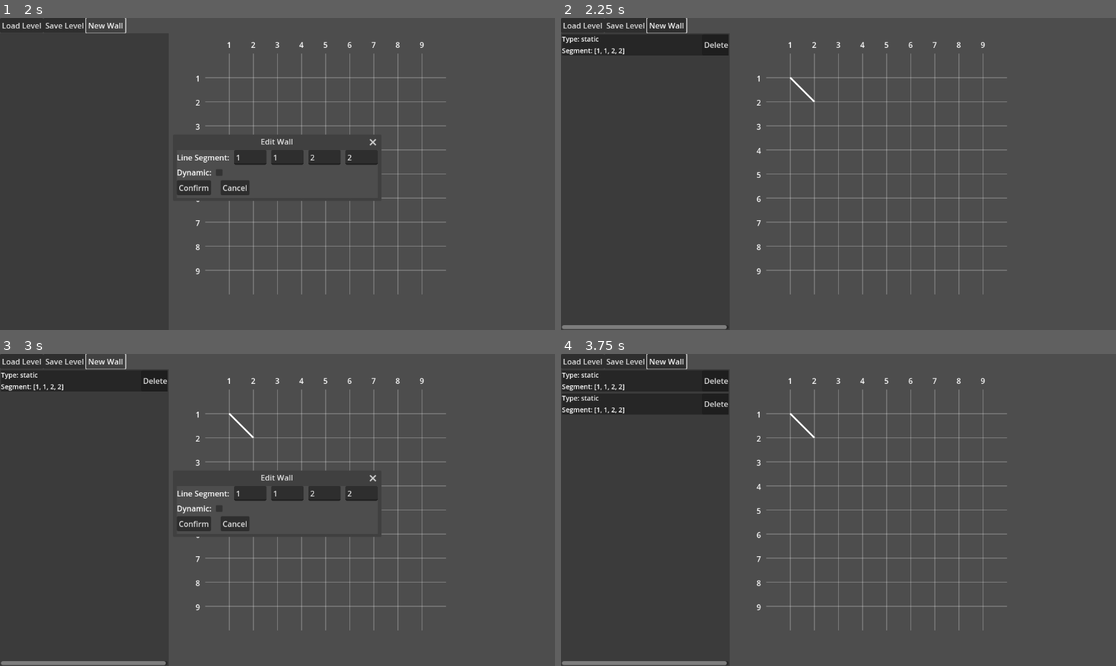
Above: before the commit, frames 1-4 (two rows, left to right).
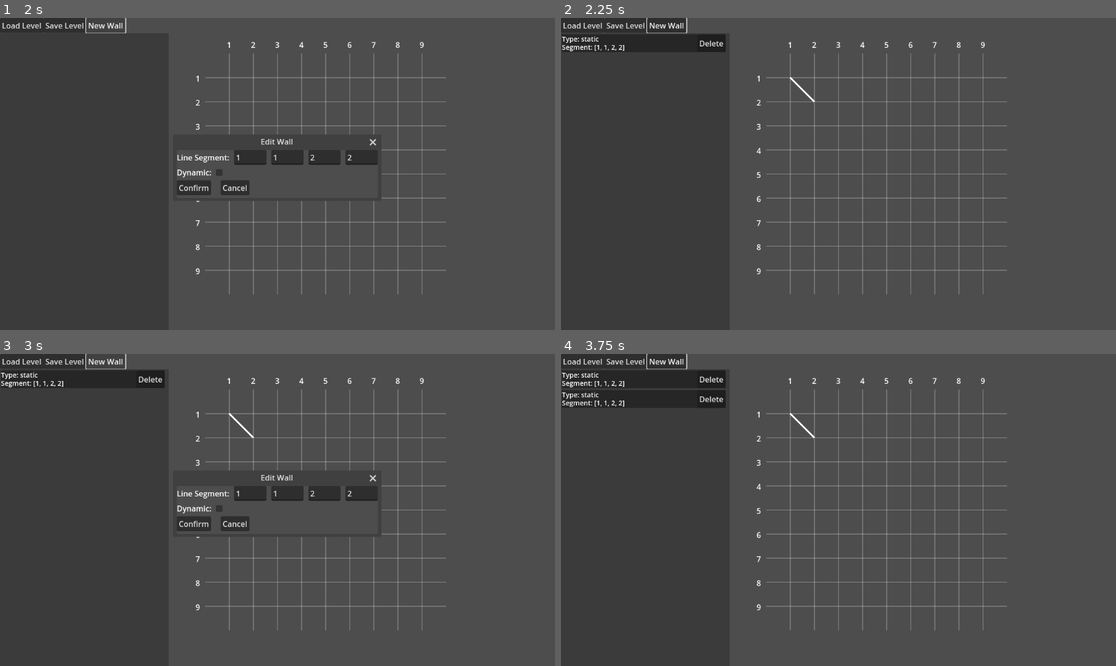
Above: after the commit, the same moments.

Repository: 7Limes/factory-minigame-editor
Game: Godot game, scene res://root.tscn
The game is run twice, just before and just after one commit, with the same random seed, the same clock (stepped at 60 frames per second) and the same inputs.
Inputs:
- Up to frame 1 (2 s): click "New Wall" at 0.5 s; click "New Wall" at 1.25 s
- Up to frame 2 (2.25 s): click "Confirm" at 2 s
- Up to frame 3 (3 s): click "New Wall" at 2.75 s
- Up to frame 4 (3.75 s): click "Confirm" at 3.5 s

Frame 1 is identical in both runs. In frame 2, 0.7% of the frame differs, in the area x 0-31%, y 5-100%; in frame 3, 0.7%; in frame 4, 1.2%.

Commit message:
Decrease vertical spacing in wall containers

Diff:
--- a/WallsPanel/walls_panel.gd
+++ b/WallsPanel/walls_panel.gd
@@ -43,12 +43,13 @@
 	panel_container.add_theme_stylebox_override('panel', stylebox)
 
 	var parent_container = BoxContainer.new()  # Contains wall container and delete button
-	parent_container.custom_minimum_size = Vector2(panel_node.size.x, 0)
+	parent_container.custom_minimum_size = Vector2(panel_node.size.x-10, 0)
 
 	var container = WallContainer.new()
 	container.all_walls_index = index
 	container.vertical = true
 	container.size_flags_horizontal = Control.SIZE_EXPAND_FILL
+	container.add_theme_constant_override('separation', -3)
 
 	var type_label = new_label('Type: static' if wall_data.type == 0 else 'Type: dynamic')
 	container.add_child(type_label)
